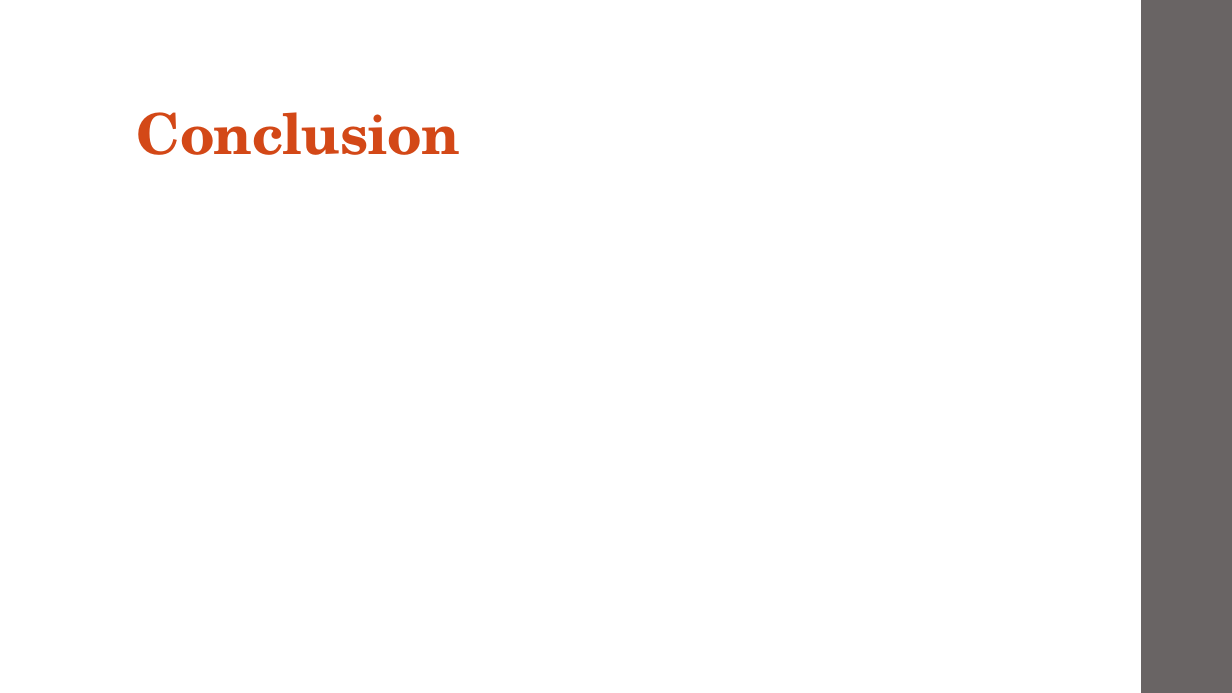
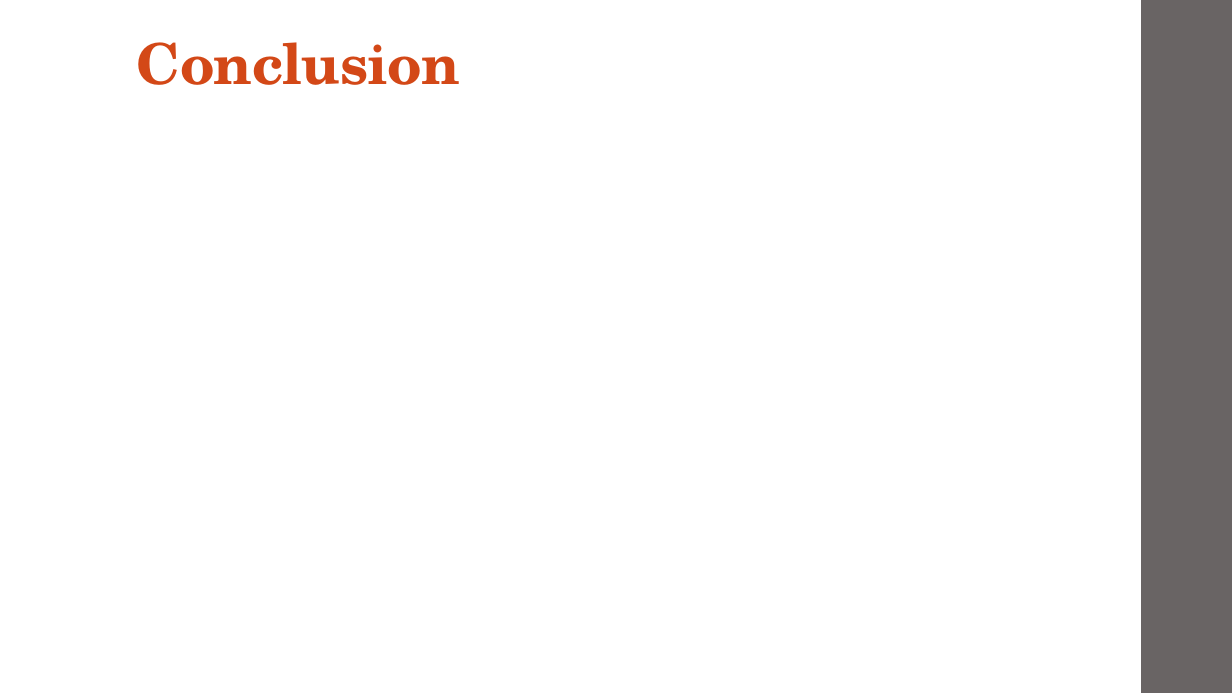
Before and after one commit to cvcarles/Bibduino, a slide deck: slide 10 of doc/Projet Bibduino.pptx. Drawn at 1232x693 pixels with LibreOffice and Linux fonts; fonts in the diff are those of the drawing. Boxes give left, top, right and bottom in pixels: in the first picture for what was removed or moved away, otherwise in the second. Text is boxed around its words. In the diff, an @@ line names an element or a change of style, - is before the commit and + after.

Commit message:
Add files via upload
Il manque la conclusion

```diff
--- a/doc/Projet Bibduino.pptx
+++ b/doc/Projet Bibduino.pptx
@@ title "Conclusion": place and size @@
-title "Conclusion" at box(137, 112, 461, 155)
+title "Conclusion" at box(137, 42, 461, 85)
```
Also in this commit, not shown: 5 other slides changed, 3 slides added, 3 slides removed.
